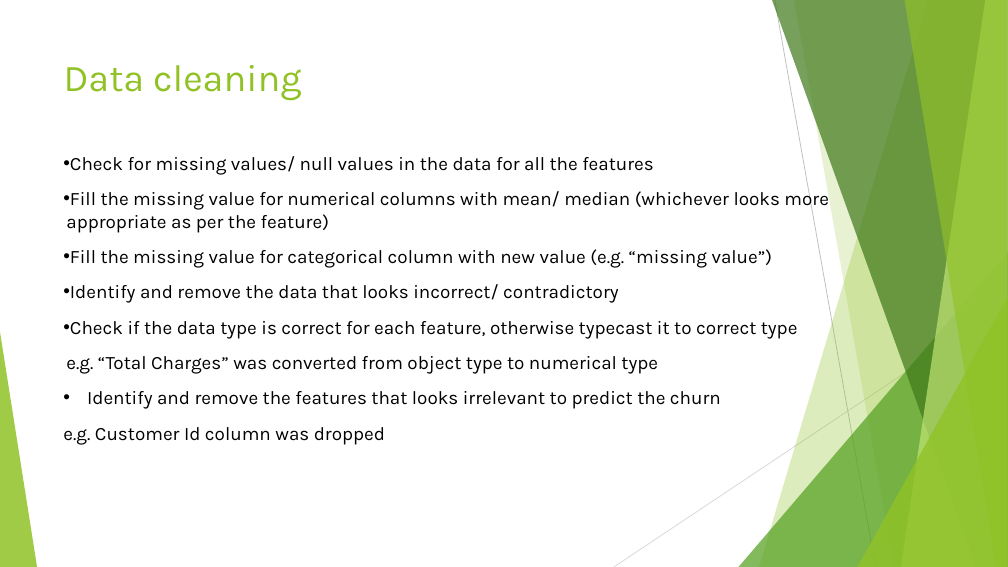
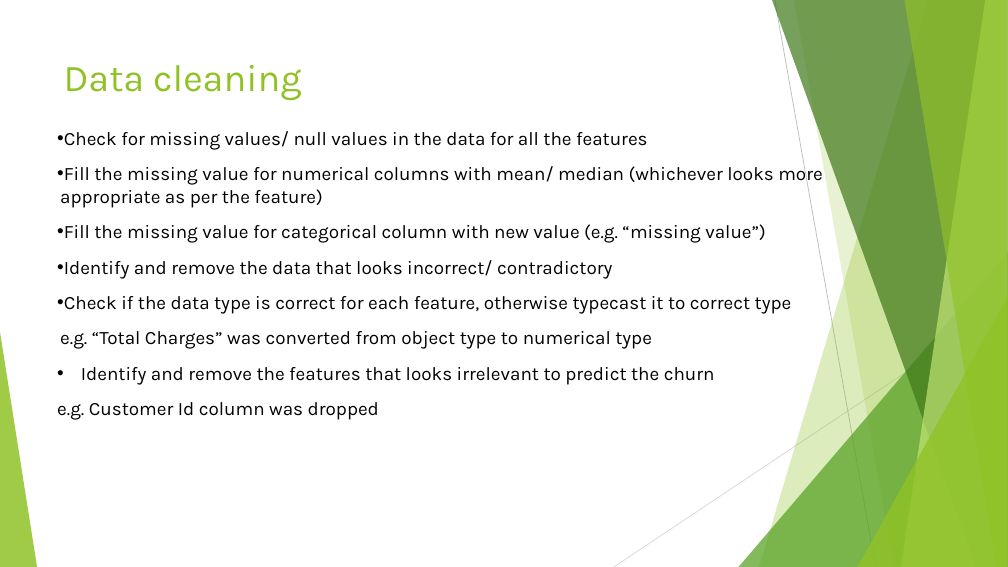
Before and after one commit to Prakul-github/Machine-Learning, a slide deck: slide 7 of Capstone_Project/Capstone project - Telecom Customer Churn.pptx. Drawn at 1008x567 pixels with LibreOffice and Linux fonts; fonts in the diff are those of the drawing. Boxes give left, top, right and bottom in pixels: in the first picture for what was removed or moved away, otherwise in the second. Text is boxed around its words. In the diff, an @@ line names an element or a change of style, - is before the commit and + after.

```diff
--- a/Capstone_Project/Capstone project - Telecom Customer Churn.pptx
+++ b/Capstone_Project/Capstone project - Telecom Customer Churn.pptx
@@ text "Check for missing values/ null ...": place and size @@
-text "Check for missing values/ null ..." at [63, 156, 829, 445]
+text "Check for missing values/ null ..." at [57, 131, 823, 420]
```
Also in this commit, not shown: 7 other slides changed, 8 slides added, 2 slides removed, 1 other file.
